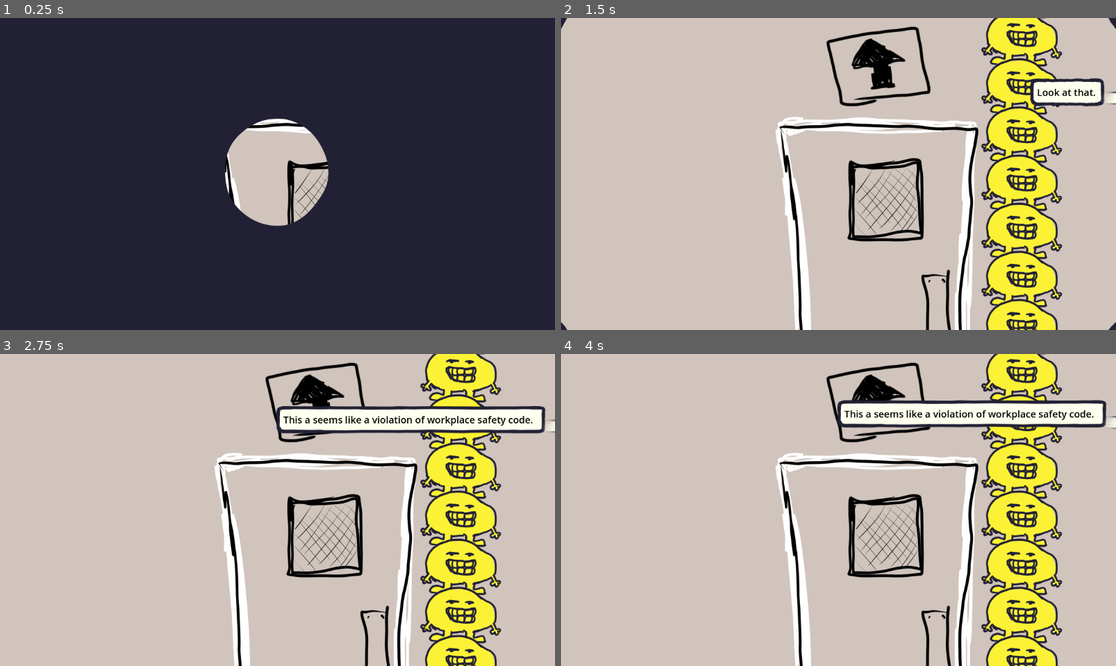
Above: before the commit, frames 1-4 (two rows, left to right).
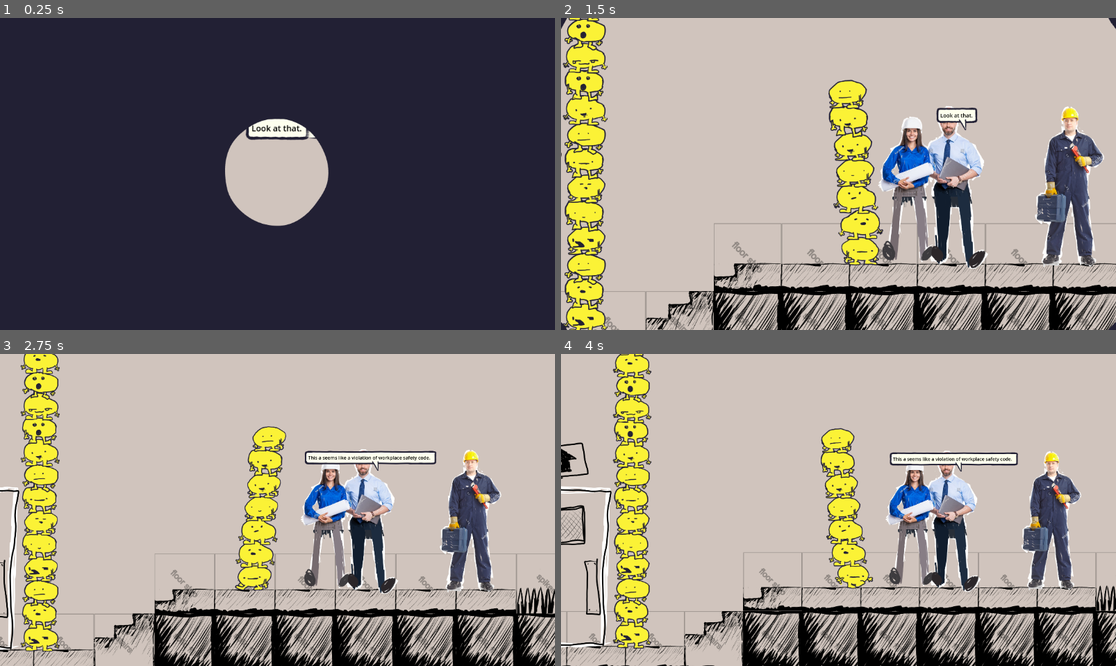
Above: after the commit, the same moments.

Repository: JCoMcL/gourt-game
Game: Godot game, scene res://level/level-container.tscn
Two runs of this game, one before a commit and one after it. Both use one fixed random seed, a clock stepped at 60 frames per second and the inputs below.
Inputs (mouse positions are in pixels of both pictures, inside the frame that each line leads up to):
- Up to frame 1 (0.25 s): no input
- Up to frame 2 (1.5 s): move the mouse to (960, 158) at 0.52 s; hold Right (go right) 0.53-1.25 s; hold Up (enter door) 0.53-1.25 s; click (960, 158) at 0.67 s; drag from (727, 189) to (877, 286) at 1.27 s
- Up to frame 3 (2.75 s): move the mouse to (333, 441) at 2.02 s; hold Left (go left) from 2.03 s (still down); hold Mouse wheel down (move equipment down) from 2.03 s (still down)
- Up to frame 4 (4 s): release Left (go left) at 2.75 s; release Mouse wheel down (move equipment down) at 2.75 s; drag from (810, 572) to (672, 463) at 2.77 s; move the mouse to (1005, 556) at 3.52 s; hold Right (go right) from 3.53 s (still down); hold Right mouse button (probe) from 3.53 s (still down)

The runs differ from the first frame. In frame 1, 1.2% of the frame differs, in the area x 40-60%, y 32-67%; in frame 2, 43%; in frame 3, 43%; in frame 4, 44%, in the area x 0-100%, y 0-100%.
Error before the commit: Parse Error: Could not parse global class "Gourt" from "res://gourts/gourt.gd". (res://gourts/gourtilities.gd:12)

Commit message:
remove some accidents from the rebase and get angular veloicty working again

Diff:
--- a/gourts/gourt.gd
+++ b/gourts/gourt.gd
@@ -215,6 +215,8 @@
 	apply_force(-f / Gourtilities.stack_count(self), "rigid reaction" )
 
 func handle_collision(k: KinematicCollision2D):
+	if is_on_floor():
+		angular_velocity = 0
 	super(k)
 	if k.get_collider() is RigidBody2D:
 		collide_with_rigidbody(k)
@@ -235,8 +237,6 @@
 		scan_for_perch()
 
 	super(delta) #performs move_and_slide
-	if is_on_floor():
-		angular_velocity = 0
 
 # TODO a lot of this code should be moved into the AnimatedSprite2D
 const IDLE = "I_"
@@ -280,33 +280,6 @@
 		BODY.play(body_anim)
 		FACE.play(face_anim)
 
-func die():
-	collision_layer = 0
-	collision_mask = 0
-	walk_target = 0
-	abdicate()
-	if foot_friend:
-		foot_friend.head_friend = null #BM1
-		foot_friend = null
-	if head_friend:
-		head_friend.foot_friend = null
-		head_friend = null
-
-	# Animation
-	auto_animate = false
-	face_anim="A_lifeless"
-	body_anim=fall_anim
-	FACE.play(face_anim)
-	FACE.set_frame_and_progress(
-		int( (Yute.randf_exp()) * FACE.sprite_frames.get_frame_count(face_anim) ),
-		0
-	)
-	FACE.visible = false # Face will be made visible by main animation loop after shock animation ends
-	BODY.play(get_animations_of_type(BODY, "A_explosive").pick_random())
-	angular_velocity += Yute.triangular_distribution(-5,5)
-
-	$DeathSFX.play()
-
 func _process(delta: float) -> void:
 	if foot_friend or head_friend or is_on_floor():
 		BODY.rotation = 0
